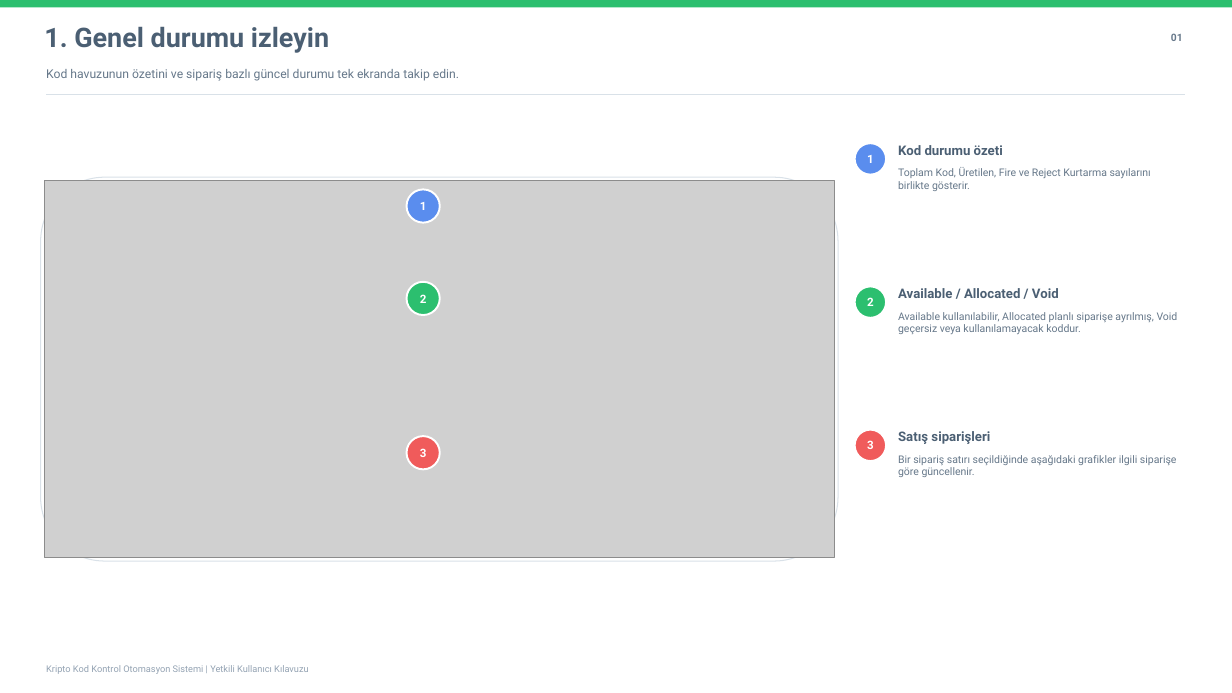
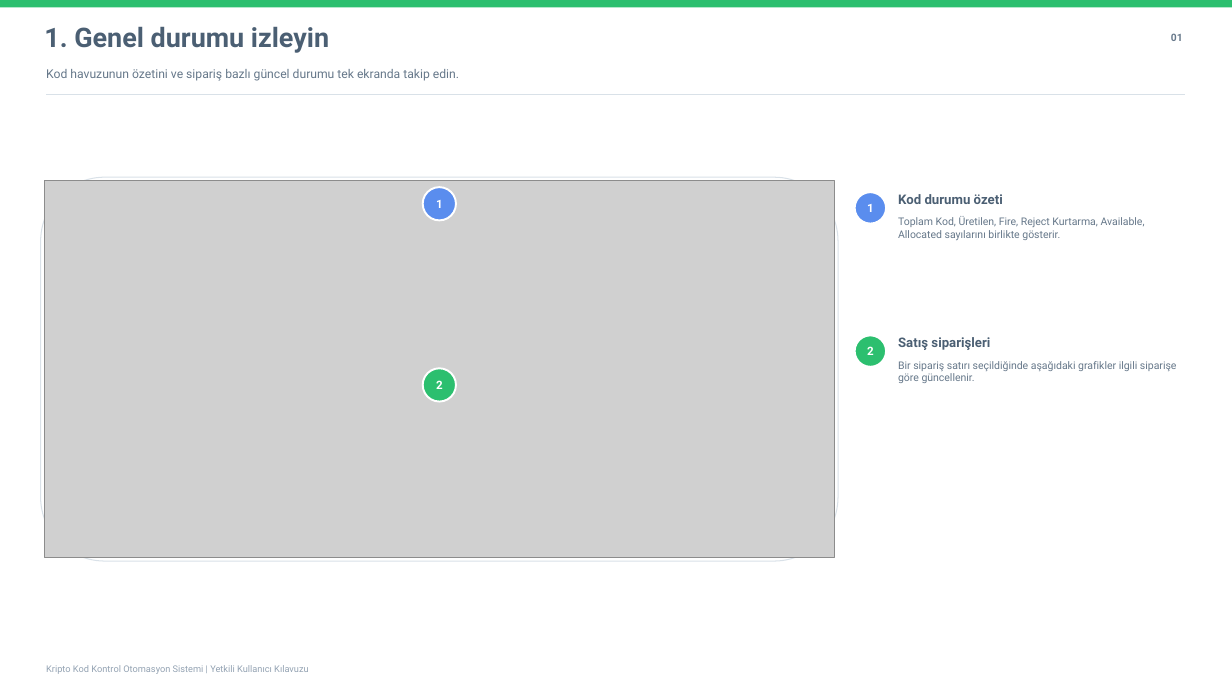
Before and after one commit to MesutKizilay/Public.CryptoCodeControlAutomation, a slide deck: slide 2 of docs/output/Kripto_Kod_Kontrol_Otomasyon_Sistemi_Yetkili_Kullanici_Kilavuzu.pptx. Drawn at 1232x693 pixels with LibreOffice and Linux fonts; fonts in the diff are those of the drawing; grey boxes stand for pictures. Boxes give left, top, right and bottom in pixels: in the first picture for what was removed or moved away, otherwise in the second. Text is boxed around its words. In the diff, an @@ line names an element or a change of style, - is before the commit and + after.

```diff
--- a/docs/output/Kripto_Kod_Kontrol_Otomasyon_Sistemi_Yetkili_Kullanici_Kilavuzu.pptx
+++ b/docs/output/Kripto_Kod_Kontrol_Otomasyon_Sistemi_Yetkili_Kullanici_Kilavuzu.pptx
@@ ellipse "1": place and size @@
-ellipse "1" at [407, 189, 440, 223]
+ellipse "1" at [423, 188, 457, 221]
@@ 2 ellipses, 1 text: place and size @@
-2 ellipses, 1 text at [855, 143, 1003, 318]
+2 ellipses, 1 text at [855, 192, 1003, 367]
@@ text at [898, 216, 1145, 240]: text changed @@
-Toplam Kod, Üretilen, Fire ve Reject Kurtarma sayılarını birlikte gösterir.
+Toplam Kod, Üretilen, Fire, Reject Kurtarma, Available, Allocated sayılarını birlikte gösterir.
@@ text removed at [898, 288, 1059, 298] @@
-Available / Allocated / Void
@@ text removed at [898, 312, 1178, 334] @@
-Available kullanılabilir, Allocated planlı siparişe ayrılmış, Void geçersiz veya kullanılamayacak koddur.
@@ text "Satış siparişleri": place and size @@
-text "Satış siparişleri" at [898, 431, 990, 444]
+text "Satış siparişleri" at [898, 337, 990, 350]
@@ text "Bir sipariş satırı seçildiğinde aşağıdaki ...": place and size @@
-text "Bir sipariş satırı seçildiğinde aşağıdaki ..." at [898, 455, 1177, 477]
+text "Bir sipariş satırı seçildiğinde aşağıdaki ..." at [898, 361, 1177, 383]
@@ ellipse "2": place and size @@
-ellipse "2" at [407, 282, 440, 315]
+ellipse "2" at [423, 369, 457, 402]
@@ ellipse removed at [407, 436, 440, 470] @@
-3
@@ ellipse removed at [855, 430, 886, 461] @@
-3
```
Also in this commit, not shown: 13 other slides changed, 7 other files.
